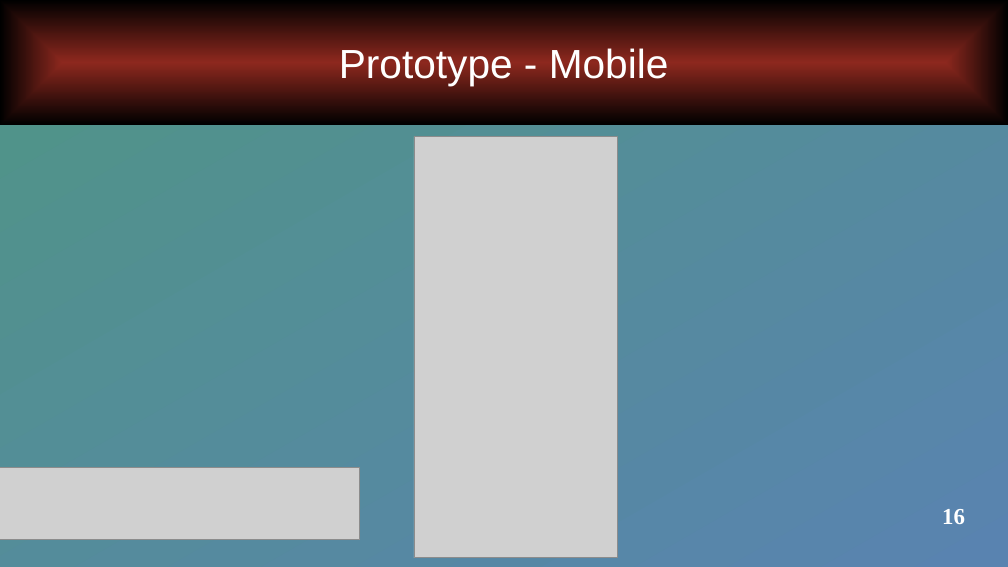
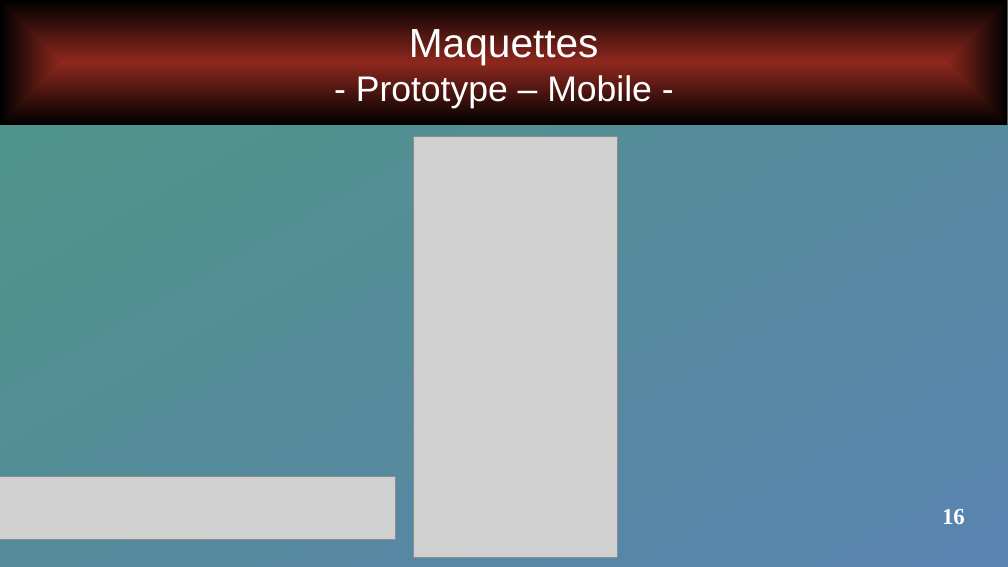
Before and after one commit to Arb4n/ADRAR-Repo-P3-2307, a slide deck: slide 16 of 230726OralProjetUMLMaquette/MeinProjekt_CDC.pptx. Drawn at 1008x567 pixels with LibreOffice and Linux fonts; fonts in the diff are those of the drawing; grey boxes stand for pictures. Boxes give left, top, right and bottom in pixels: in the first picture for what was removed or moved away, otherwise in the second. Text is boxed around its words. In the diff, an @@ line names an element or a change of style, - is before the commit and + after.

```diff
--- a/230726OralProjetUMLMaquette/MeinProjekt_CDC.pptx
+++ b/230726OralProjetUMLMaquette/MeinProjekt_CDC.pptx
@@ text in rectangle at [356, 25, 652, 108]: text changed; size 32 to 28 pt @@
-Prototype - Mobile
+Maquettes
+- Prototype – Mobile -
@@ picture: place and size @@
-picture at [0, 468, 359, 541]
+picture at [0, 477, 396, 540]
```
Also in this commit, not shown: 9 other slides changed, 4 slides added, 3 slides removed, 1 other file.
